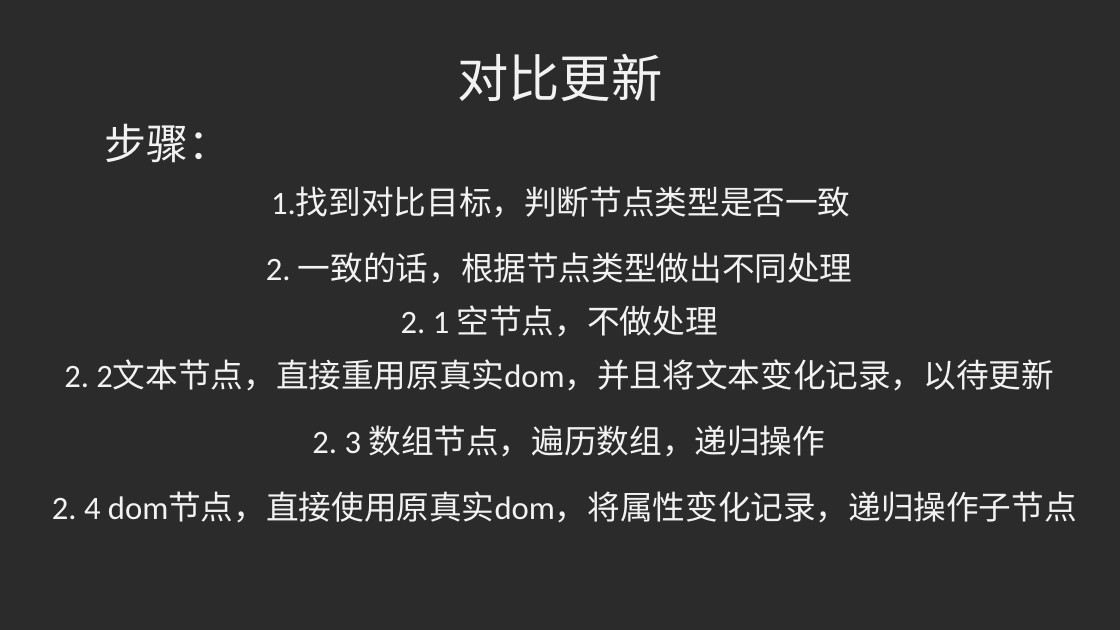
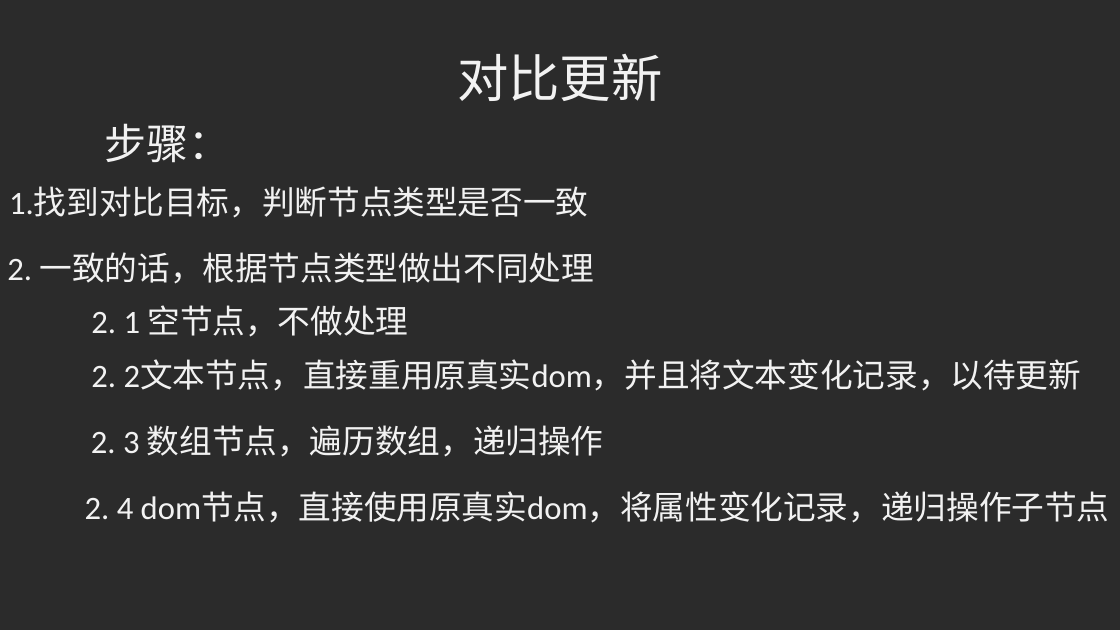
Before and after one commit to LKazusa/Learn, a slide deck: slide 15 of render.pptx. Drawn at 1120x630 pixels with LibreOffice and Linux fonts; fonts in the diff are those of the drawing; background and template pictures are left out; a plain dark background stands for a picture behind light text. Boxes give left, top, right and bottom in pixels: in the first picture for what was removed or moved away, otherwise in the second. Text is boxed around its words. In the diff, an @@ line names an element or a change of style, - is before the commit and + after.

```diff
--- a/render.pptx
+++ b/render.pptx
@@ alignment centre to left in 6 elements at (x1=9, y1=188, x2=588, y2=218), (x1=7, y1=252, x2=595, y2=284), (x1=91, y1=305, x2=408, y2=337), (x1=91, y1=360, x2=1082, y2=391), (x1=91, y1=425, x2=604, y2=457), (x1=85, y1=492, x2=1110, y2=523) @@
```
Also in this commit, not shown: 6 other slides changed.
